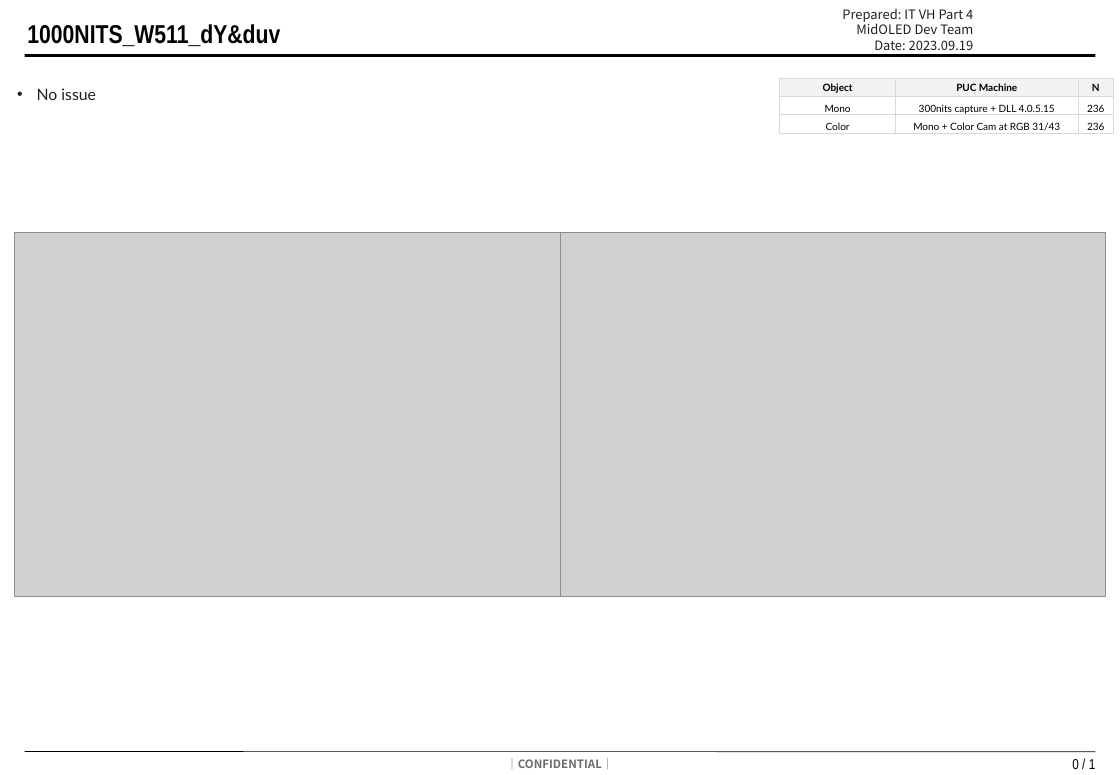
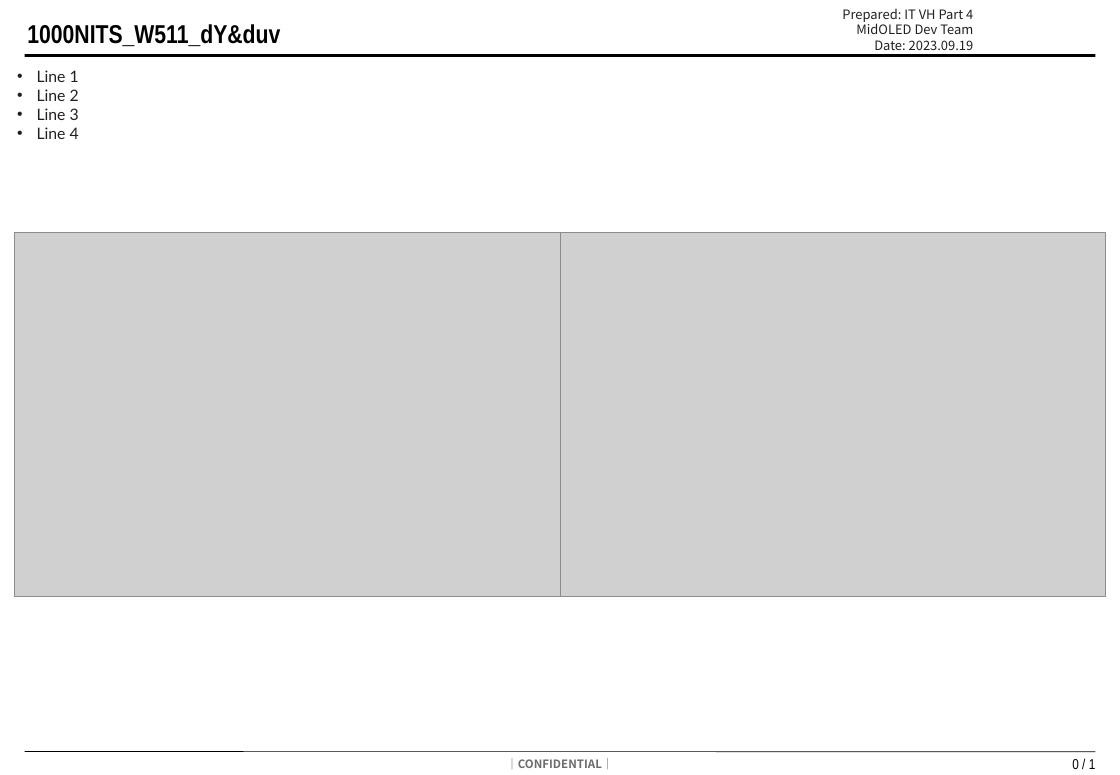
Before and after one commit to kdt89/py_PUC_Boxplot, a slide deck: slide 1 of Template_Report.pptx. Drawn at 1120x775 pixels with LibreOffice and Linux fonts; fonts in the diff are those of the drawing; grey boxes stand for pictures; background and template pictures are left out. Boxes give left, top, right and bottom in pixels: in the first picture for what was removed or moved away, otherwise in the second. Text is boxed around its words. In the diff, an @@ line names an element or a change of style, - is before the commit and + after.

```diff
--- a/Template_Report.pptx
+++ b/Template_Report.pptx
@@ text removed at bbox=[37, 88, 96, 100] @@
-• No issue
@@ text added at bbox=[37, 70, 79, 139], 11 pt, text #231F20 @@
+• Line 1
+• Line 2
+• Line 3
+• Line 4
@@ table removed at bbox=[780, 79, 1114, 135], 3 rows, 3 columns @@
-Object | PUC Machine | N
-Mono | 300nits capture + DLL 4.0.5.15 | 236
-Color | Mono + Color Cam at RGB 31/43 | 236
```
Also in this commit, not shown: 2 other slides changed, 16 other files.
